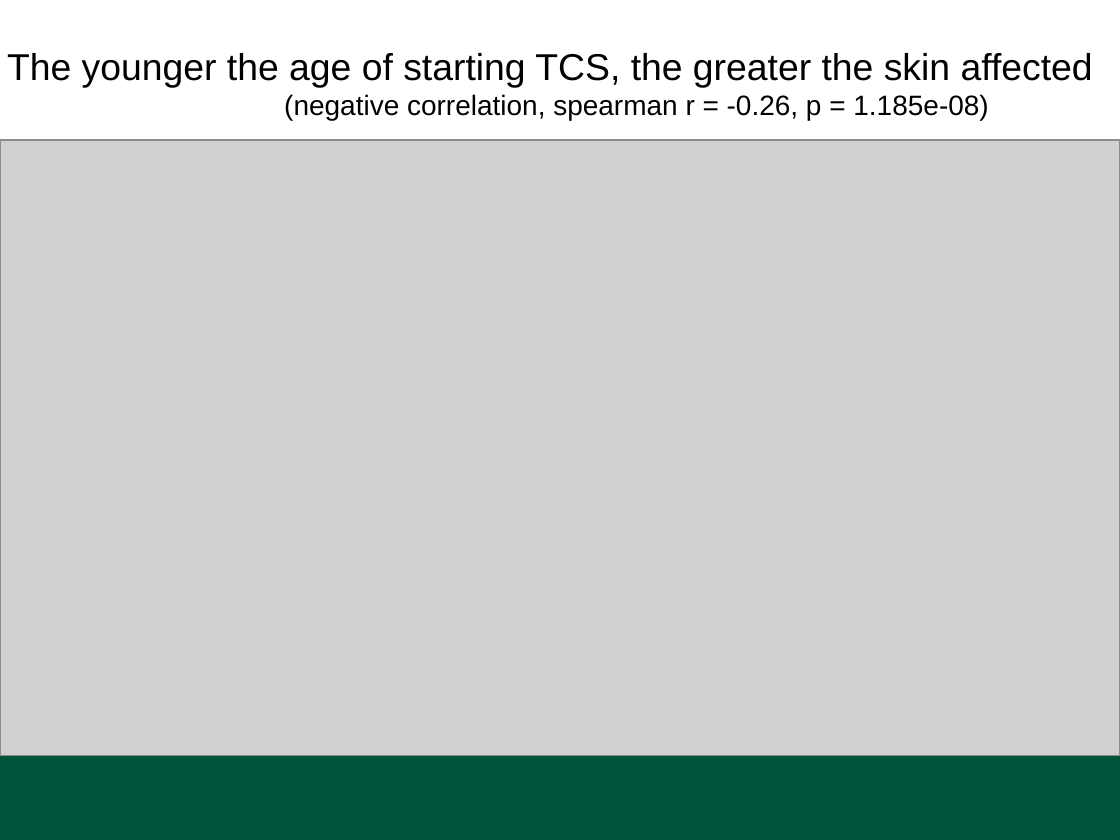
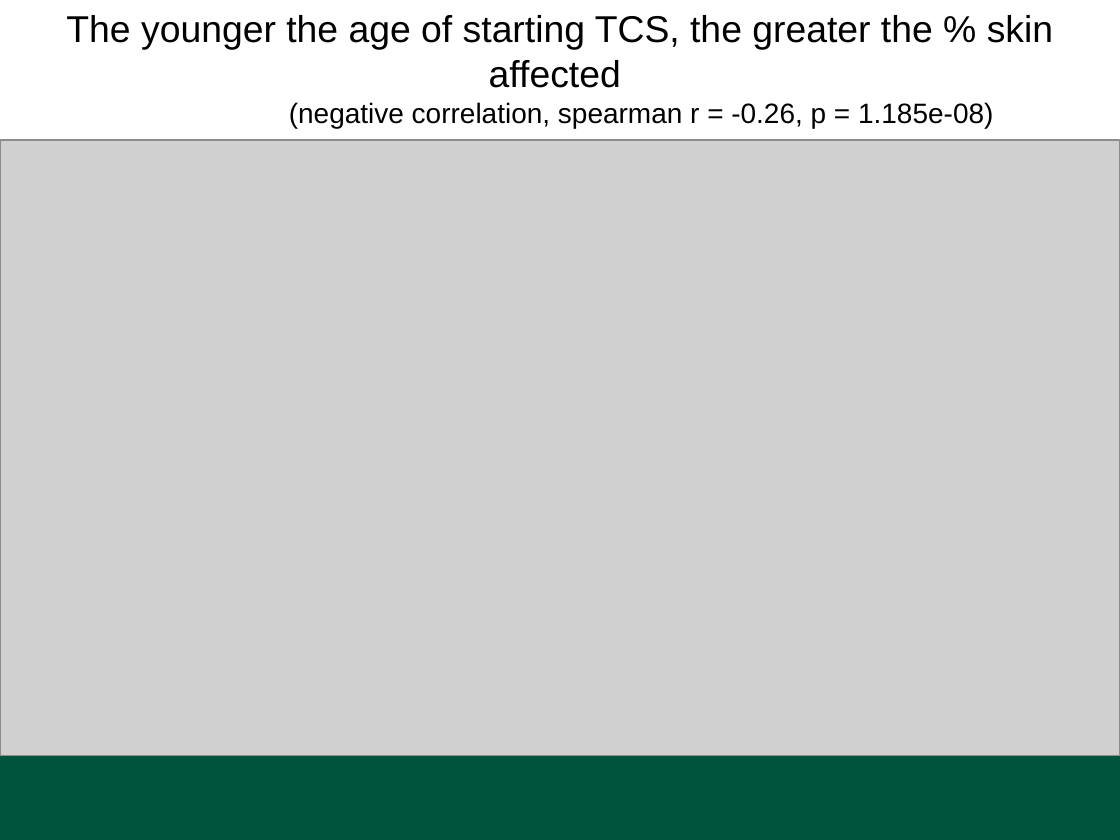
Before and after one commit to tanzirhasan/Web-for-RSS-study-, a slide deck: slide 12 of download/AAD_poster.pptx. Drawn at 1120x840 pixels with LibreOffice and Linux fonts; fonts in the diff are those of the drawing; grey boxes stand for pictures; background and template pictures are left out. Boxes give left, top, right and bottom in pixels: in the first picture for what was removed or moved away, otherwise in the second. Text is boxed around its words. In the diff, an @@ line names an element or a change of style, - is before the commit and + after.

```diff
--- a/download/AAD_poster.pptx
+++ b/download/AAD_poster.pptx
@@ text "The younger the age of ...": place and size @@
-text "The younger the age of ..." at [7, 53, 1093, 120]
+text "The younger the age of ..." at [66, 15, 1053, 128]
@@ text at [66, 15, 1053, 88]: text changed @@
-The younger the age of starting TCS, the greater the skin affected
+The younger the age of starting TCS, the greater the % skin affected
```
Also in this commit, not shown: 1 other file.
